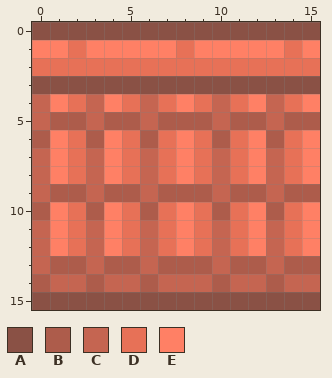
Pixel-art sprite: android/assets/textures/platform/1/top.png. The picture above was drawn from the file before the commit.
The file is 16x16 pixels.
Palette (. is transparent): A #8a5145  B #ad5c4b  C #c56551  D #e77157  E #ff8065
Pixels before, first column x 0:
 0 AAAAAAAAAAAAAAAA
 1 EEDEEEEEDEEEEEDE
 2 DDDDDDDDDDDDDDDD
 3 AAAAAAAAAAAAAAAA
 4 CEDCEDCDEDCDECDE
 5 CBBCBBCBBBCBBCBB
 6 BEDBEDBDEDBDEBDE
 7 CEDCEDCDEDCDECDE
 8 CEDCEDCDEDCDECDE
 9 CBBCBBCBBBCBBCBB
10 BEDBEDBDEDBDEBDE
11 CEDCEDCDEDCDECDE
12 CEDCEDCDEDCDECDE
13 CBBCBBCBBBCBBCBB
14 BCCBCCBCCCBCCBCC
15 AAAAAAAAAAAAAAAA
The result:
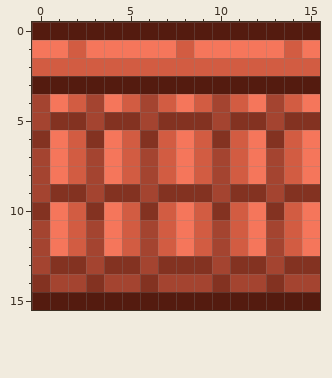
Changes in this commit:
Colour A changes from #8a5145 to #541b0f.
Colour B changes from #ad5c4b to #833221.
Colour C changes from #c56551 to #a44430.
Colour D changes from #e77157 to #d25c42.
Colour E changes from #ff8065 to #f5765b.
Changed places in both pictures, as pixel boxes (x1, y1, x2, y2):
changed: (32, 22, 320, 310)
